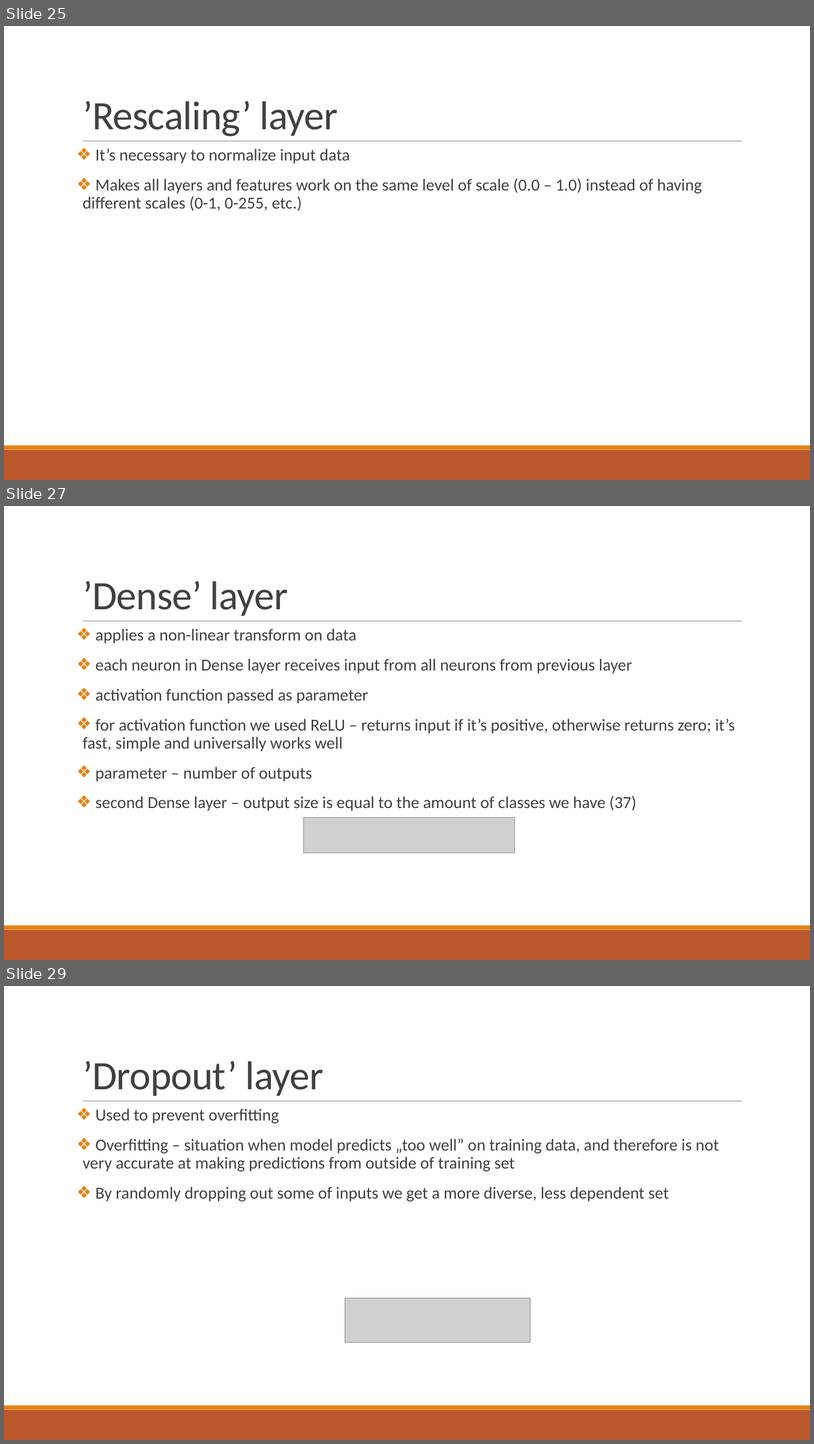
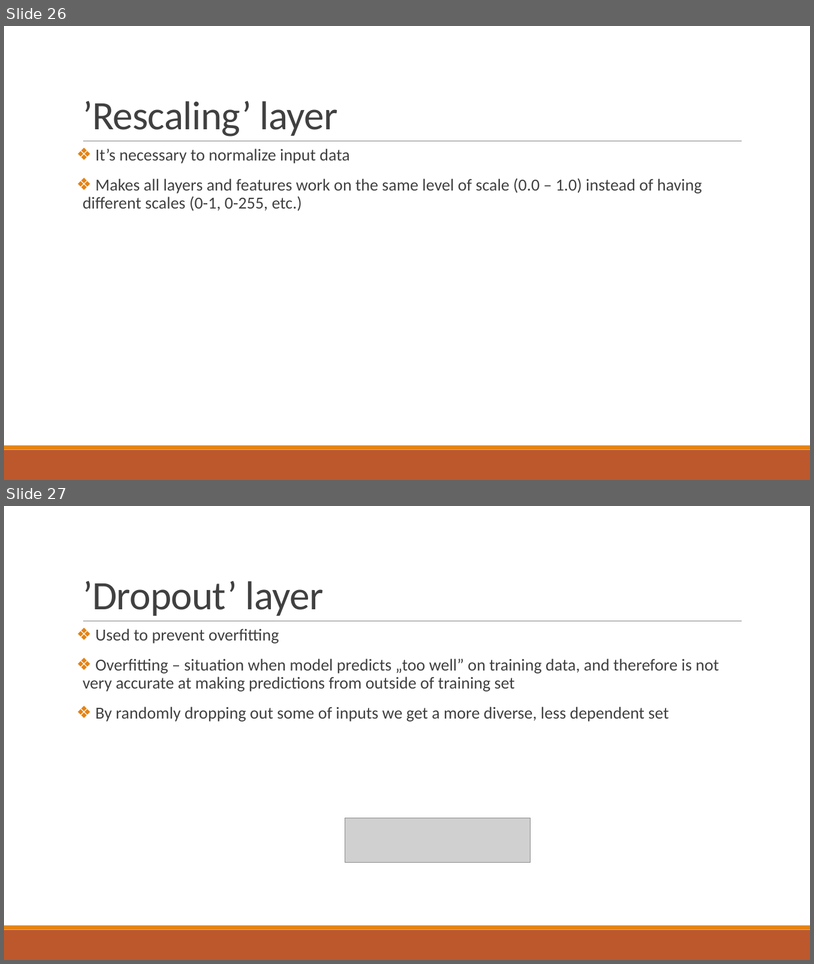
Before and after one commit to Stukeley/BIAI, a slide deck: doc/Klinowski Cisowski - Report.pptx. Shown one above the other, each under a label of ours: slides 25, 27 and 29 before the commit, slides 26 and 27 after it; the slides between them are not shown. The pictures are 814x1444 and 814x964 pixels, drawn with LibreOffice and Linux fonts; fonts in the diff are those of the drawing; grey boxes stand for pictures. Boxes give left, top, right and bottom in pixels: in the first picture for what was removed or moved away, otherwise in the second. Text is boxed around its words. In the diff, an @@ line names an element or a change of style, - is before the commit and + after.

```diff
--- a/doc/Klinowski Cisowski - Report.pptx
+++ b/doc/Klinowski Cisowski - Report.pptx
@@ slide 27 removed at box(4, 506, 810, 960), background #FFFFFF; not listed: 3 template elements that a slide beside it also shows @@
@@ title removed at box(83, 581, 288, 616) @@
-’Dense’ layer
@@ text removed at box(83, 628, 735, 811) @@
-❖ applies a non-linear transform on data
-❖ each neuron in Dense layer receives input from all neurons from previous layer
-❖ activation function passed as parameter
-❖ for activation function we used ReLU – returns input if it’s positive, otherwise returns zero; it’s fast, simple and universally works well
-❖ parameter – number of outputs
-❖ second Dense layer – output size is equal to the amount of classes we have (37)
@@ picture removed at box(304, 817, 515, 852) @@
@@ what was slide 25 is now slide 26 @@
@@ what was slide 29 is now slide 27 @@
```
Also in this commit, not shown: 1 slide added, 2 other slides removed, 1 other file.
